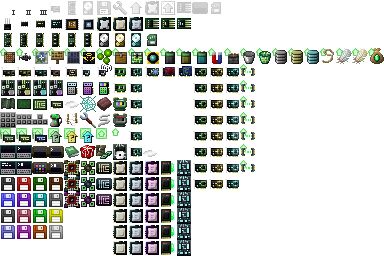
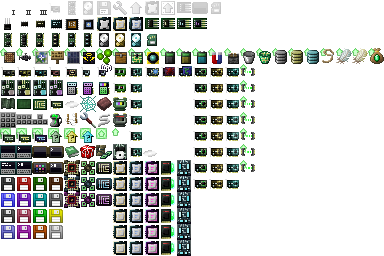
Layers edited between the first and the second 384×256 image:
painted on "items" (2nd of 2, in "items") over [193, 18, 207, 29]
